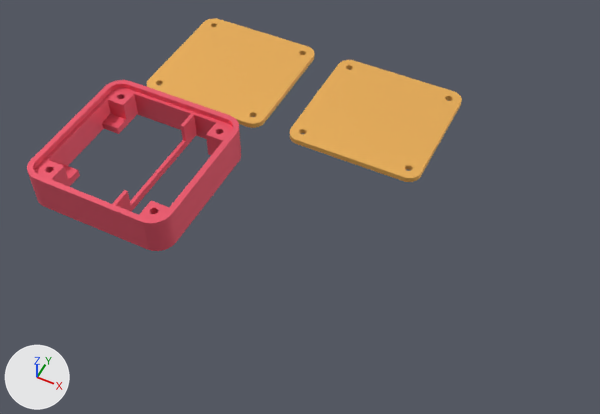
A saved change to the glTF model prototypes/Edge Case 0.2.glb.
Camera for both pictures: a 50 mm lens placed at (263.0, -190.0, 305.0), pointed at (139.0, 59.0, -6.0). Every picture has the same lights, and +X, +Y and +Z are marked at lower left. Where no turn or scale is listed for an object, it has been applied to the vertices. Vertices at the same position are counted once.

Names of what the first picture shows: 'Mesh_Mesh_head_geo.001_lambert2SG.001'.
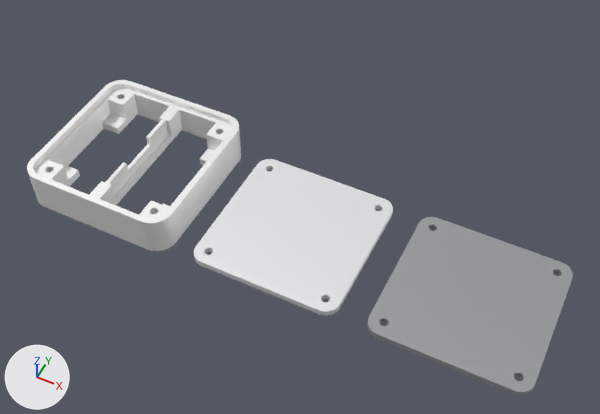
The newer file is also turned or shifted as a whole; pictures and numbers use the older file's frame.

Pixel boxes (x1, y1, x2, y2) of what changed, in the pictures (600 x 414 px; the box of a moved part takes in the faces that stretch with it):
'Mesh_Mesh_head_geo.001_lambert2SG.001', reshaped (25% wider, 35% taller): before (27, 18, 462, 251); after (27, 80, 573, 396)
part 1 of me_mesh_0, added: after (194, 159, 393, 316)
part 2 of me_mesh_0, added: after (367, 217, 573, 396)
part 3 of me_mesh_0, deleted (orange): before (290, 60, 462, 182)
part 4 of me_mesh_0, deleted (orange): before (147, 18, 315, 128)
part 5 of me_mesh_0, moved or reshaped: before (30, 80, 240, 251); after (30, 80, 239, 251)
part 6 of me_mesh_0, recoloured (red to grey): (27, 80, 241, 251) in both

The change, as a diff of the scene's bpy script:
```diff
--- a/prototypes/Edge Case 0.2.glb.py
+++ b/prototypes/Edge Case 0.2.glb.py
@@ me_mesh_0 @@
 # used by ob_mesh_mesh_head_geo_001_lambert2sg_001; location = (0.0, 0.0, 0.0)
-me_mesh_0.from_pydata(...)  # 1301 vertices, 2646 faces; spans x 19.0..187.0, y -2.0..167.0, z 0.0..20.0
+me_mesh_0.from_pydata(...)  # 1341 vertices, 2726 faces; spans x 19.0..272.0, y -2.0..78.0, z 0.0..20.0
+# me_mesh_0 part 1: a new loose piece of 314 vertices spanning x 110.0..184.0, y 1.0..75.0, z 0.0..3.0, in mat_lambert2sg_001
+# me_mesh_0 part 2: a new loose piece of 313 vertices spanning x 198.0..272.0, y 1.0..75.0, z 0.0..3.0, in mat_lambert2sg_001
+# me_mesh_0 part 3: the loose piece of 312 vertices spanning x 113.0..187.0, y 93.0..167.0, z 0.0..3.0 is deleted
+# me_mesh_0 part 4: the loose piece of 310 vertices spanning x 23.0..97.0, y 93.0..167.0, z 0.0..3.0 is deleted
+# me_mesh_0 part 5: 70 vertices moved within x 21.0..97.0, y 0.0..76.0, z 0.0..20.0; 31 vertices removed from x 33.0..94.0, y 1.0..75.0, z 3.0..17.0; 66 vertices added at x 56.0..96.0, y 1.0..75.0, z 3.0..17.0
+# me_mesh_0 part 6: 619 kept faces spanning x 19.0..99.0, y -2.0..78.0, z 0.0..20.0 get new vertex colours
 me_mesh_0.materials.append(mat_lambert2sg_001)
```
